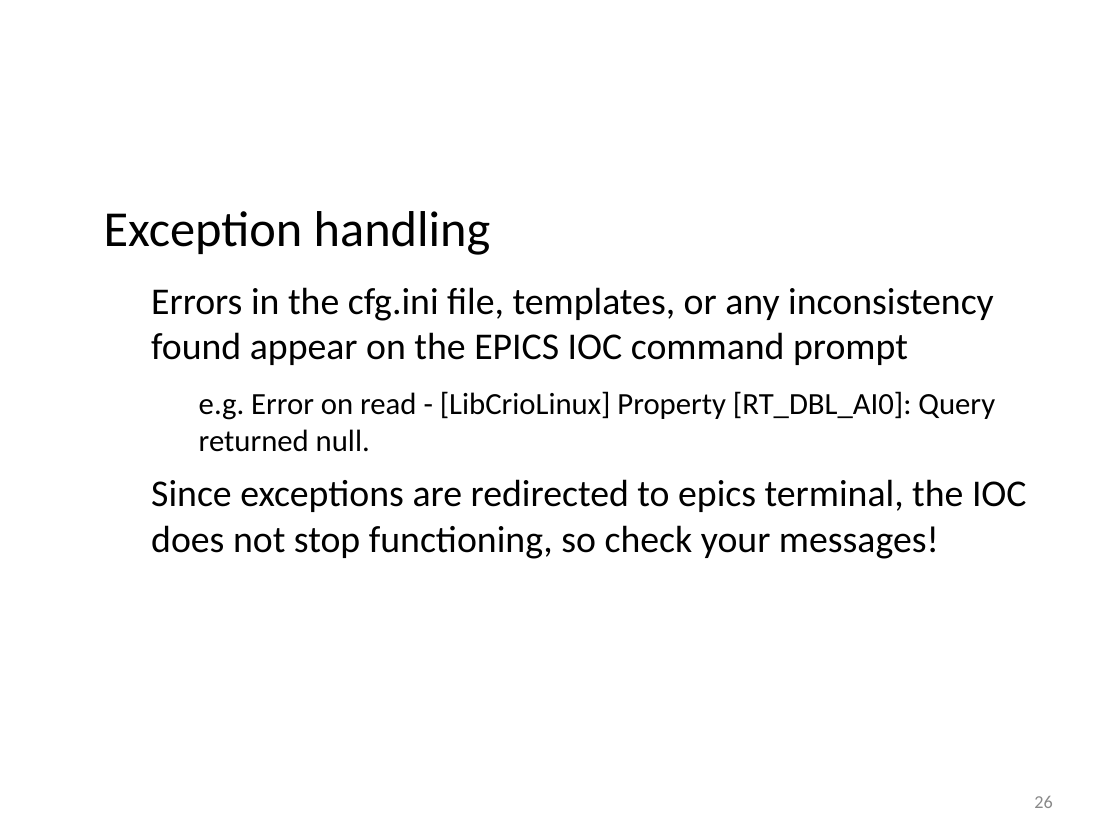
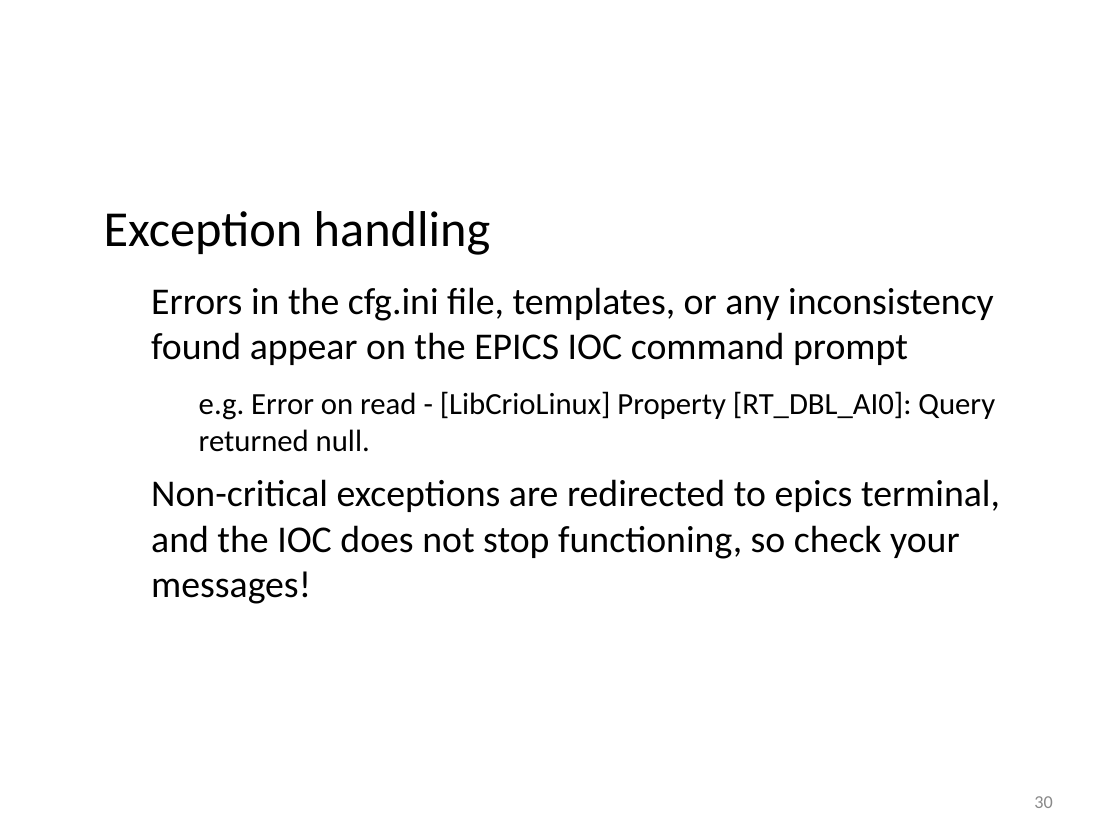
Before and after one commit to lnls-sol/project-nheengatu, a slide deck: slide 30 of docs/CRIO-EPICs-integration.odp (slide 26 before the commit). Drawn at 1120x840 pixels with LibreOffice and Linux fonts; fonts in the diff are those of the drawing; background and template pictures are left out. Boxes give left, top, right and bottom in pixels: in the first picture for what was removed or moved away, otherwise in the second. Text is boxed around its words. In the diff, an @@ line names an element or a change of style, - is before the commit and + after.

```diff
--- a/docs/CRIO-EPICs-integration.odp
+++ b/docs/CRIO-EPICs-integration.odp
@@ text at (151,479,1000,604): text changed @@
-  − Since exceptions are redirected to epics terminal, the IOC does not stop functioning, so check your messages!
+  − Non-critical exceptions are redirected to epics terminal, and the IOC does not stop functioning, so check your messages!
@@ page number at (1034,796,1052,808): text changed @@
-26
+30
```
Also in this commit, not shown: 14 other slides changed, 5 slides added, 1 slide removed, 1 other file.
